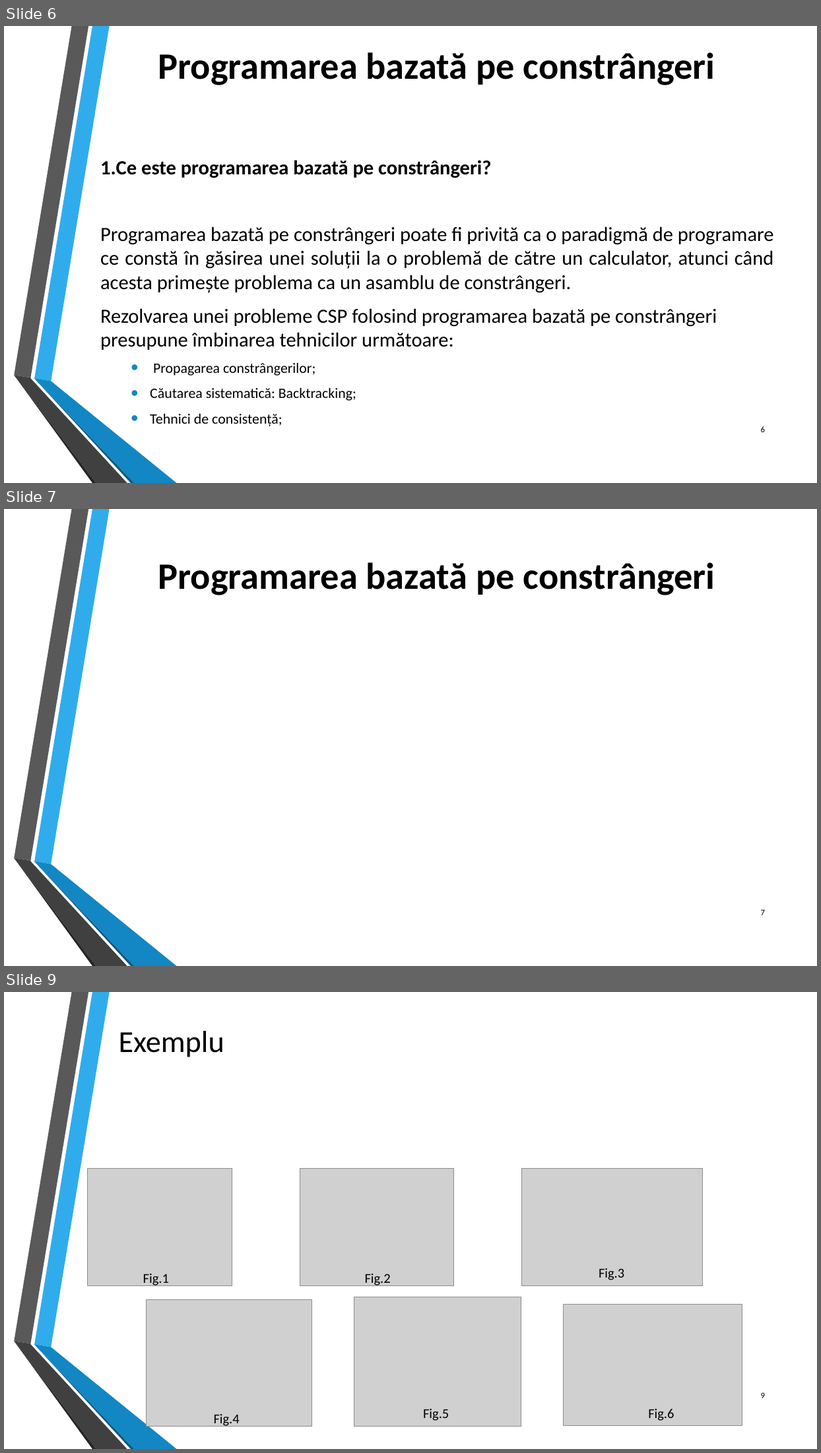
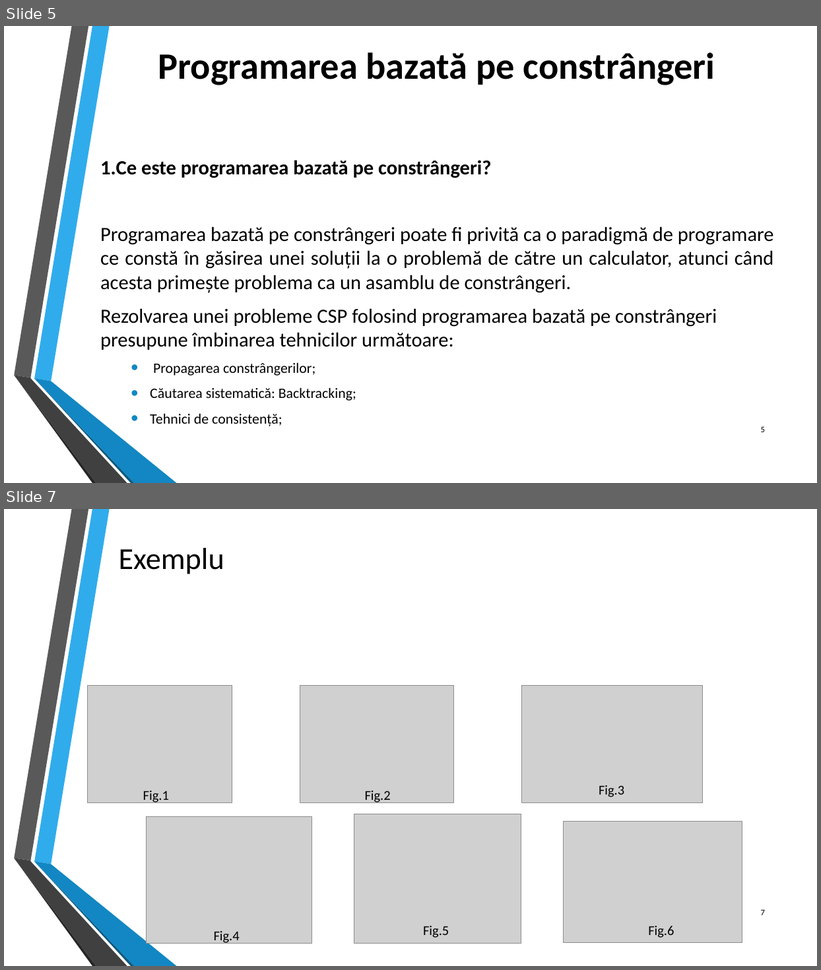
Before and after one commit to andreea22avram/Licenta2019, a slide deck: Licenta2018AvramAndreea/Presentation1.pptx. Shown one above the other, each under a label of ours: slides 6, 7 and 9 before the commit, slides 5 and 7 after it; the slides between them are not shown. The pictures are 821x1453 and 821x970 pixels, drawn with LibreOffice and Linux fonts; fonts in the diff are those of the drawing; grey boxes stand for pictures; background and template pictures are left out. Boxes give left, top, right and bottom in pixels: in the first picture for what was removed or moved away, otherwise in the second. Text is boxed around its words. In the diff, an @@ line names an element or a change of style, - is before the commit and + after.

```diff
--- a/Licenta2018AvramAndreea/Presentation1.pptx
+++ b/Licenta2018AvramAndreea/Presentation1.pptx
@@ slide 7 removed at [4,509,817,966], background picture (left out); not listed: 6 template elements that a slide beside it also shows @@
@@ title removed at [158,562,715,595] @@
-Programarea bazată pe constrângeri
@@ page number removed at [761,910,765,916] @@
-7
@@ what was slide 6 is now slide 5 @@
@@ page number at [761,427,765,433]: text changed @@
-6
+5
@@ what was slide 9 is now slide 7 @@
@@ page number at [761,910,765,916]: text changed @@
-9
+7
```
Also in this commit, not shown: 2 slides changed, 2 other slides removed.
